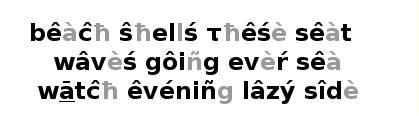
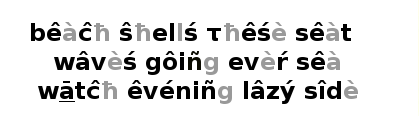
Two versions of the same layered image (419×116). Layer-by-layer changes:
painted on "..." over [188, 51, 218, 75]
